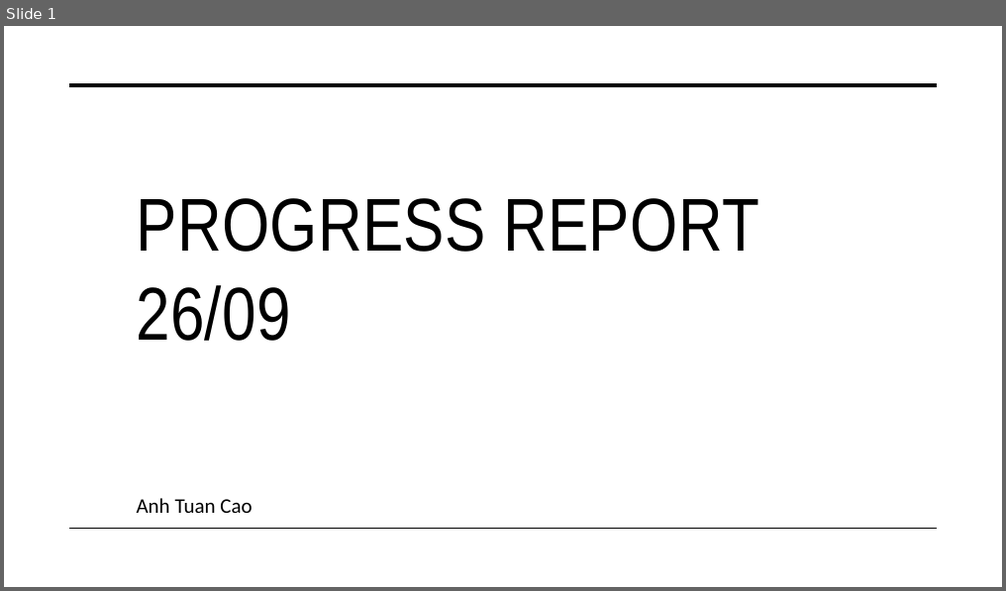
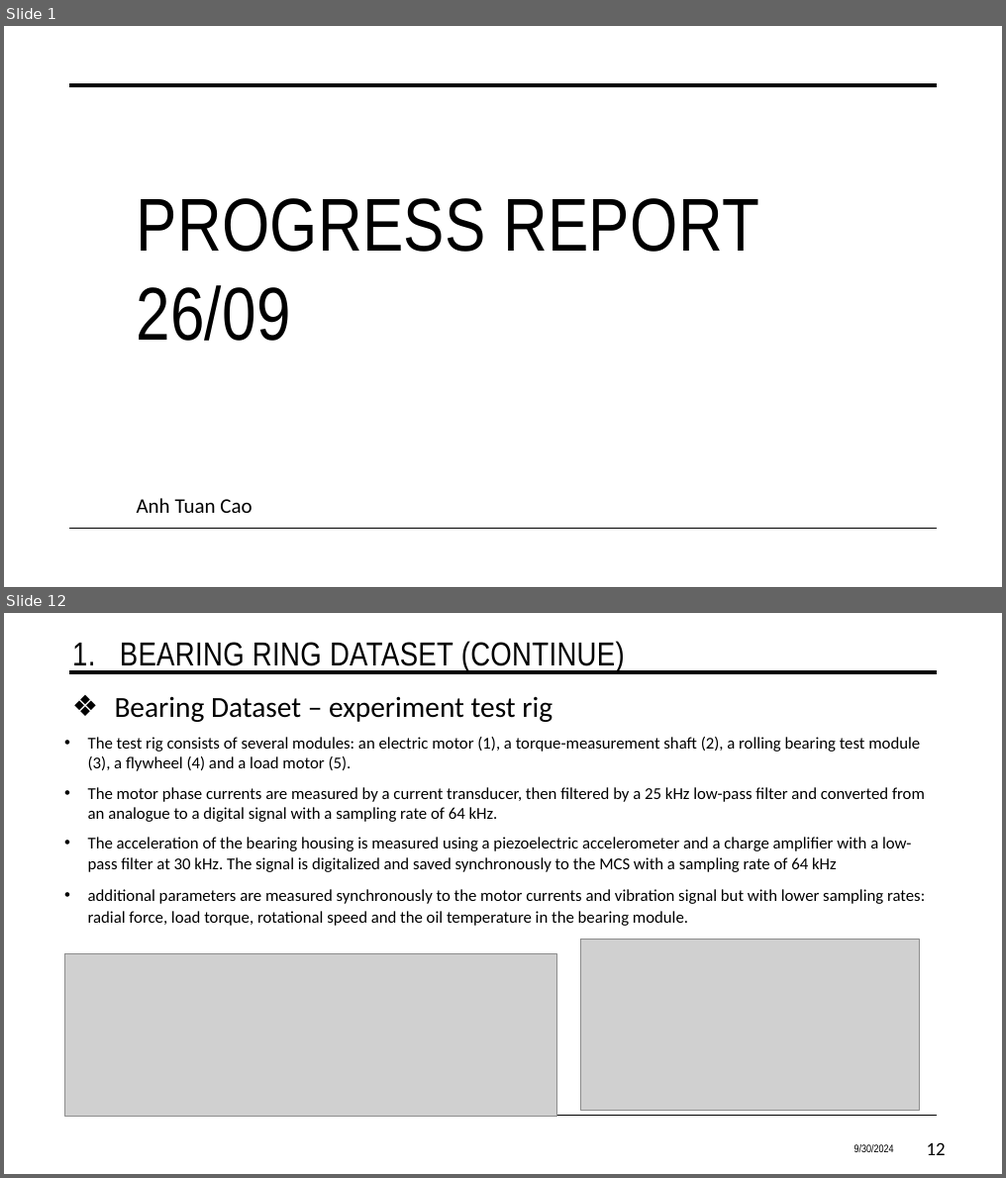
Before and after one commit to CaoTuan749/DLProject_1, a slide deck: Documentation/Presentation 3.pptx. Shown one above the other, each under a label of ours: slide 1 before the commit, slides 1 and 12 after it; the slides between them are not shown. The pictures are 1006x591 and 1006x1178 pixels, drawn with LibreOffice and Linux fonts; fonts in the diff are those of the drawing; grey boxes stand for pictures. Boxes give left, top, right and bottom in pixels: in the first picture for what was removed or moved away, otherwise in the second. Text is boxed around its words. In the diff, an @@ line names an element or a change of style, - is before the commit and + after.

```diff
--- a/Documentation/Presentation 3.pptx
+++ b/Documentation/Presentation 3.pptx
@@ slide 12 added at box(4, 613, 1002, 1174), background #FFFFFF; not listed: 2 template elements that a slide beside it also shows @@
@@ title added at box(72, 641, 625, 672), 32 pt, text #000000 @@
+1. BEARING RING DATASET (CONTINUE)
@@ text added at box(115, 696, 552, 722), 28 pt, text #000000 @@
+❖ Bearing Dataset – experiment test rig
@@ text added at box(88, 737, 925, 926), 16 pt, text #000000 @@
+• The test rig consists of several modules: an electric motor (1), a torque-measurement shaft (2), a rolling bearing test module (3), a flywheel (4) and a load motor (5).
+• The motor phase currents are measured by a current transducer, then filtered by a 25 kHz low-pass filter and converted from an analogue to a digital signal with a sampling rate of 64 kHz.
+• The acceleration of the bearing housing is measured using a piezoelectric accelerometer and a charge amplifier with a low-pass filter at 30 kHz. The signal is digitalized and saved synchronously to the MCS with a sampling rate of 64 kHz
+• additional parameters are measured synchronously to the motor currents and vibration signal but with lower sampling rates: radial force, load torque, rotational speed and the oil temperature in the bearing module.
@@ picture added at box(64, 955, 556, 1117) @@
@@ picture added at box(580, 940, 920, 1111) @@
@@ text added at box(854, 1145, 894, 1153), 10.5 pt, text #000000 @@
+9/30/2024
@@ page number added at box(927, 1143, 945, 1156), 18 pt, text #000000 @@
+12
```
Also in this commit, not shown: 36 slides changed, 7 other slides added.
